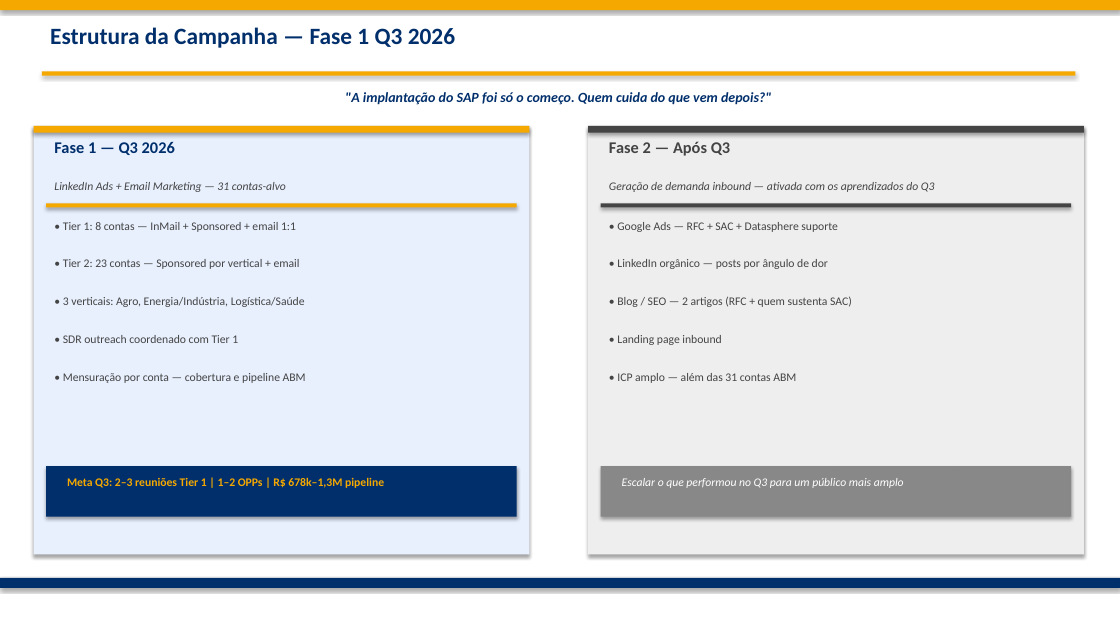
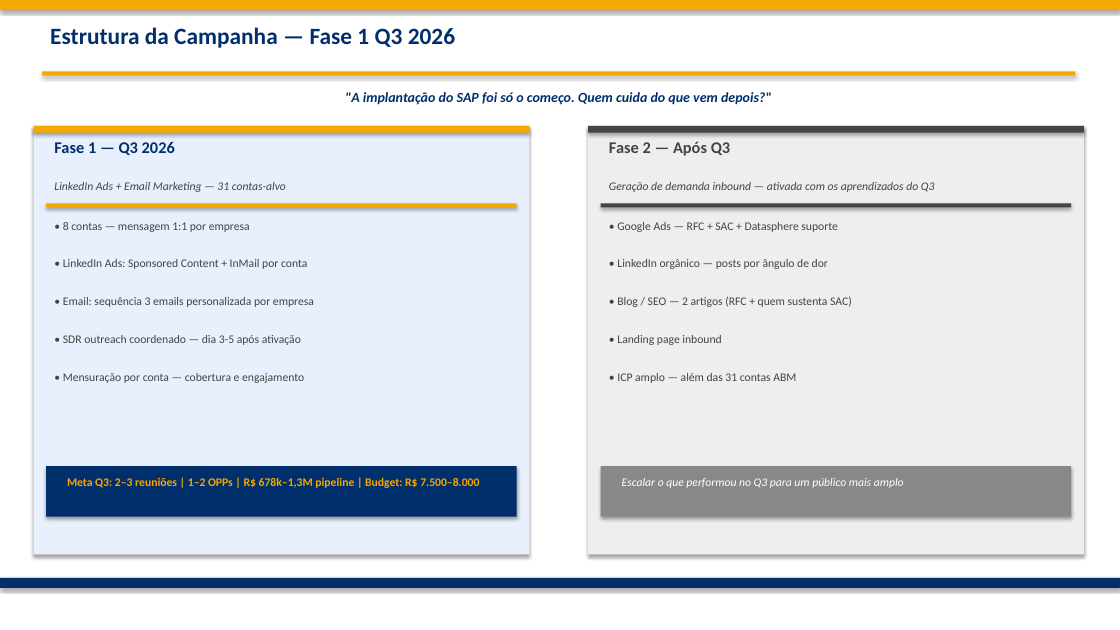
Before and after one commit to frsant96-gif/marketing-agents, a slide deck: slide 2 of marketing/campanhas/fabrica-de-analytics-q3-2026/Fabrica_Analytics_ABM_Q3_2026.pptx. Drawn at 1120x630 pixels with LibreOffice and Linux fonts; fonts in the diff are those of the drawing. Boxes give left, top, right and bottom in pixels: in the first picture for what was removed or moved away, otherwise in the second. Text is boxed around its words. In the diff, an @@ line names an element or a change of style, - is before the commit and + after.

```diff
--- a/marketing/campanhas/fabrica-de-analytics-q3-2026/Fabrica_Analytics_ABM_Q3_2026.pptx
+++ b/marketing/campanhas/fabrica-de-analytics-q3-2026/Fabrica_Analytics_ABM_Q3_2026.pptx
@@ text at bbox=[63, 222, 250, 232]: text changed @@
-• Tier 1: 8 contas — InMail + Sponsored + email 1:1
+• 8 contas — mensagem 1:1 por empresa
@@ text at bbox=[63, 259, 307, 269]: text changed @@
-• Tier 2: 23 contas — Sponsored por vertical + email
+• LinkedIn Ads: Sponsored Content + InMail por conta
@@ text at bbox=[63, 297, 314, 307]: text changed @@
-• 3 verticais: Agro, Energia/Indústria, Logística/Saúde
+• Email: sequência 3 emails personalizada por empresa
@@ text at bbox=[63, 335, 301, 345]: text changed @@
-• SDR outreach coordenado com Tier 1
+• SDR outreach coordenado — dia 3-5 após ativação
@@ text at bbox=[63, 373, 304, 383]: text changed @@
-• Mensuração por conta — cobertura e pipeline ABM
+• Mensuração por conta — cobertura e engajamento
@@ text at bbox=[67, 477, 479, 488]: text changed @@
-Meta Q3: 2–3 reuniões Tier 1 | 1–2 OPPs | R$ 678k–1,3M pipeline
+Meta Q3: 2–3 reuniões | 1–2 OPPs | R$ 678k–1,3M pipeline | Budget: R$ 7.500–8.000
```
Also in this commit, not shown: 4 other slides changed, 3 other files.
